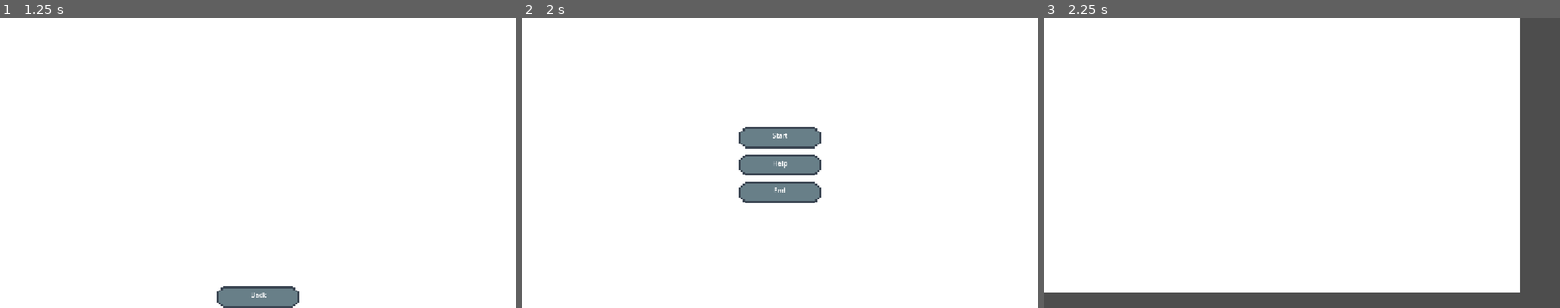
Above: before the commit, frames 1-3 (left to right).
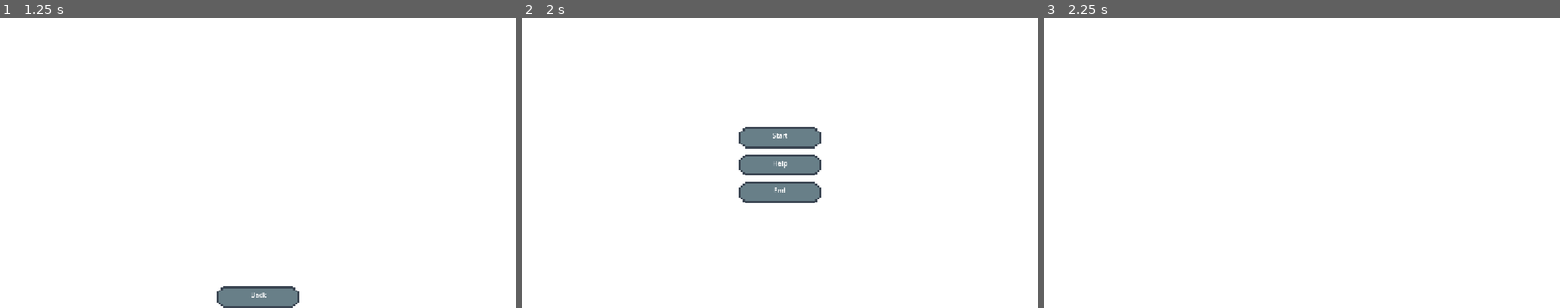
Above: after the commit, the same moments.

Repository: nataliavera6/iot-after-hours
Game: Godot game, scene res://Scenes/StartScreen.tscn
Two runs of this game, one before a commit and one after it. Both use one fixed random seed, a clock stepped at 60 frames per second and the inputs below.
Inputs:
- Up to frame 1 (1.25 s): click "Help" at 0.5 s
- Up to frame 2 (2 s): click "Back" at 1.25 s
- Up to frame 3 (2.25 s): click "Start" at 2 s

Frames 1-2 are identical in both runs. In frame 3, 13% of the frame differs, in the area x 0-100%, y 0-100%.

Commit message:
expanded

Diff:
--- a/Scenes/LoseScreen.tscn
+++ b/Scenes/LoseScreen.tscn
@@ -13,6 +13,8 @@
 anchors_preset = 15
 anchor_right = 1.0
 anchor_bottom = 1.0
+offset_right = 9.0
+offset_bottom = 9.0
 grow_horizontal = 2
 grow_vertical = 2
 texture = SubResource("CanvasTexture_vau3p")
--- a/Scenes/game.tscn
+++ b/Scenes/game.tscn
@@ -5,6 +5,6 @@
 [node name="Game" type="Node2D" unique_id=106238846]
 
 [node name="TextureRect" type="TextureRect" parent="." unique_id=2048161342]
-offset_right = 1181.0
-offset_bottom = 682.0
+offset_right = 1296.0
+offset_bottom = 735.0
 texture = SubResource("CanvasTexture_2poj3")
--- a/Scenes/help_screen.tscn
+++ b/Scenes/help_screen.tscn
@@ -12,6 +12,8 @@
 anchors_preset = 15
 anchor_right = 1.0
 anchor_bottom = 1.0
+offset_right = 12.0
+offset_bottom = 9.0
 grow_horizontal = 2
 grow_vertical = 2
 texture = SubResource("CanvasTexture_i44y6")
